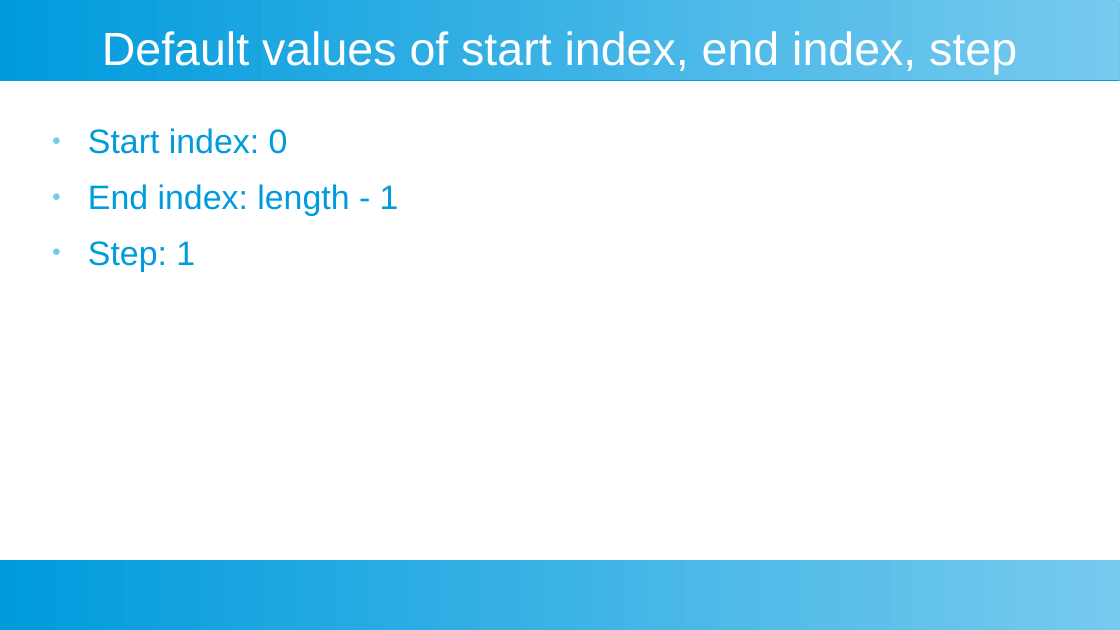
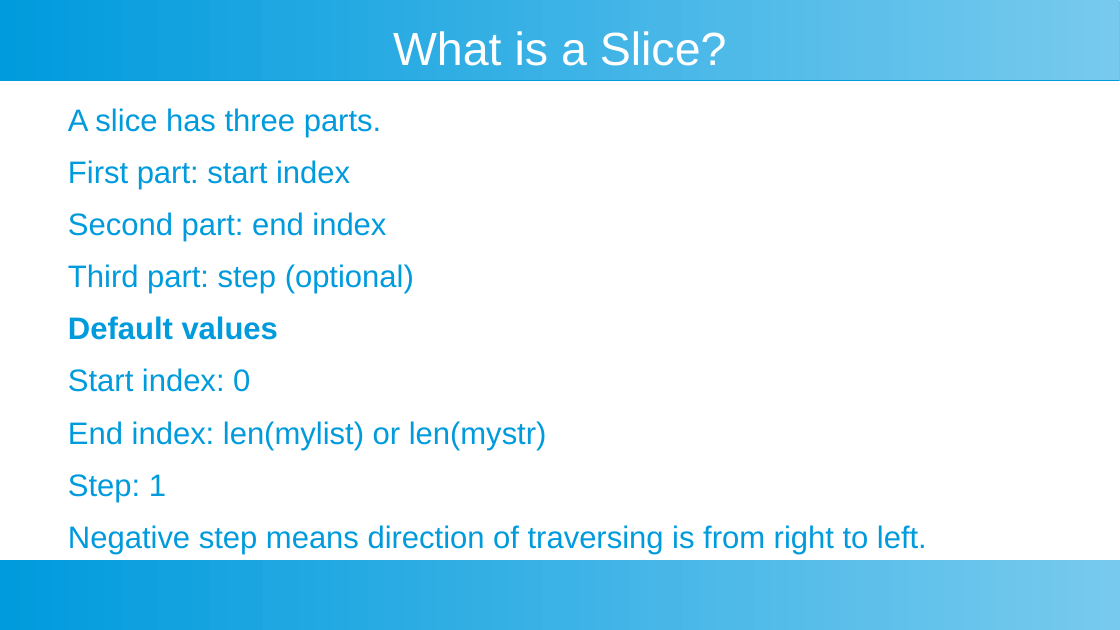
Before and after one commit to ashishjain1547/public_lessons_in_python, a slide deck: slide 6 of Ch 4 - Strings/Strings.odp (slide 10 before the commit). Drawn at 1120x630 pixels with LibreOffice and Linux fonts; fonts in the diff are those of the drawing. Boxes give left, top, right and bottom in pixels: in the first picture for what was removed or moved away, otherwise in the second. Text is boxed around its words. In the diff, an @@ line names an element or a change of style, - is before the commit and + after.

```diff
--- a/Ch 4 - Strings/Strings.odp
+++ b/Ch 4 - Strings/Strings.odp
@@ title at [393, 31, 727, 66]: text changed @@
-Default values of start index, end index, step
+What is a Slice?
@@ text "A slice has three parts.": place and size @@
-text "A slice has three parts." at [88, 128, 399, 271]
+text "A slice has three parts." at [68, 108, 927, 554]
@@ text at [68, 108, 414, 340]: paragraphs added @@
+A slice has three parts.
+First part: start index
+Second part: end index
+Third part: step (optional)
+Default values
@@ text at [68, 368, 250, 502]: size 24 to 22 pt in "Start index: 0", "Step: 1"; bullet ● to none @@
@@ text at [68, 421, 547, 450]: text changed; size 24 to 22 pt @@
-● End index: length - 1
+End index: len(mylist) or len(mystr)
@@ text at [68, 525, 927, 554]: paragraph added @@
+Negative step means direction of traversing is from right to left.
```
Also in this commit, not shown: 4 other slides changed, 3 slides added, 27 other files.
